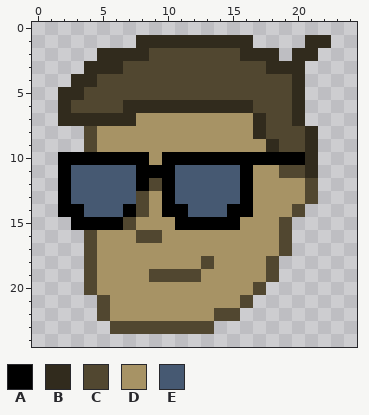
Edited in one commit: pixel-art sprite (src/assets/bdd_sprite.png). The first picture shows the starting point.
Rulers count pixels.
Palette (. is transparent): A #000000  B #312b1d  C #514730  D #a79365  E #465972
Now the later version:
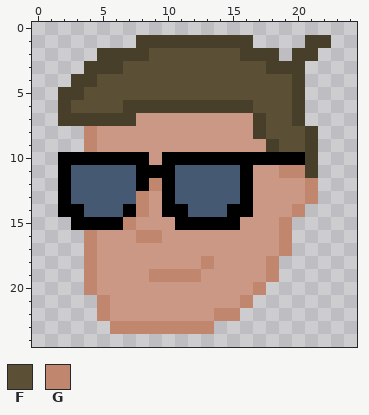
Colours new in this view: F #5b4f36  G #c0866e
Change:
{"change": "file 200x200 -> 25x25 pixels (blocks of 8x8 -> 1x1; one block is one cell here)"}
{"colour":"B","old":"#312b1d","new":"#473f2a"}
{"colour":"D","old":"#a79365","new":"#ca9884"}
{"y":2,"x":9,"old":"CCCCCCC","new":"FFFFFFF"}
{"y":3,"x":7,"old":"CCCCCCCCCCC","new":"FFFFFFFFFFF"}
{"y":4,"x":5,"old":"CCCCCCCCCCCCCCC","new":"FFFFFFFFFFFFFFF"}
{"y":5,"x":4,"old":"CCCCCCCCCCCCCCCC","new":"FFFFFFFFFFFFFFFF"}
{"y":6,"x":3,"old":"CCCC","new":"FFFF"}
{"y":6,"x":17,"old":"CCC","new":"FFF"}
{"y":7,"x":18,"old":"CC","new":"FF"}
{"y":8,"x":4,"old":"C","new":"G"}
{"y":8,"x":18,"old":"CCC","new":"FFF"}
{"y":9,"x":4,"old":"C","new":"G"}
{"y":9,"x":19,"old":"CC","new":"FF"}
{"y":11,"x":19,"old":"CC","new":"GG"}
{"y":12,"x":9,"old":"C","new":"G"}
{"y":12,"x":21,"old":"C","new":"G"}
{"y":13,"x":8,"old":"C","new":"G"}
{"y":13,"x":21,"old":"C","new":"G"}
{"y":14,"x":8,"old":"C","new":"G"}
{"y":14,"x":20,"old":"C","new":"G"}
{"y":15,"x":7,"old":"C","new":"G"}
{"y":15,"x":19,"old":"C","new":"G"}
{"y":16,"x":4,"old":"C","new":"G"}
{"y":16,"x":8,"old":"CC","new":"GG"}
{"y":16,"x":19,"old":"C","new":"G"}
{"y":17,"x":4,"old":"C","new":"G"}
{"y":17,"x":19,"old":"C","new":"G"}
{"y":18,"x":4,"old":"C","new":"G"}
{"y":18,"x":13,"old":"C","new":"G"}
{"y":18,"x":18,"old":"C","new":"G"}
{"y":19,"x":4,"old":"C","new":"G"}
{"y":19,"x":9,"old":"CCCC","new":"GGGG"}
{"y":19,"x":18,"old":"C","new":"G"}
{"y":20,"x":4,"old":"C","new":"G"}
{"y":20,"x":17,"old":"C","new":"G"}
{"y":21,"x":5,"old":"C","new":"G"}
{"y":21,"x":16,"old":"C","new":"G"}
{"y":22,"x":5,"old":"C","new":"G"}
{"y":22,"x":14,"old":"CC","new":"GG"}
{"y":23,"x":6,"old":"CCCCCCCC","new":"GGGGGGGG"}
{"label":"changed","picture_box":[58,35,331,334]}
